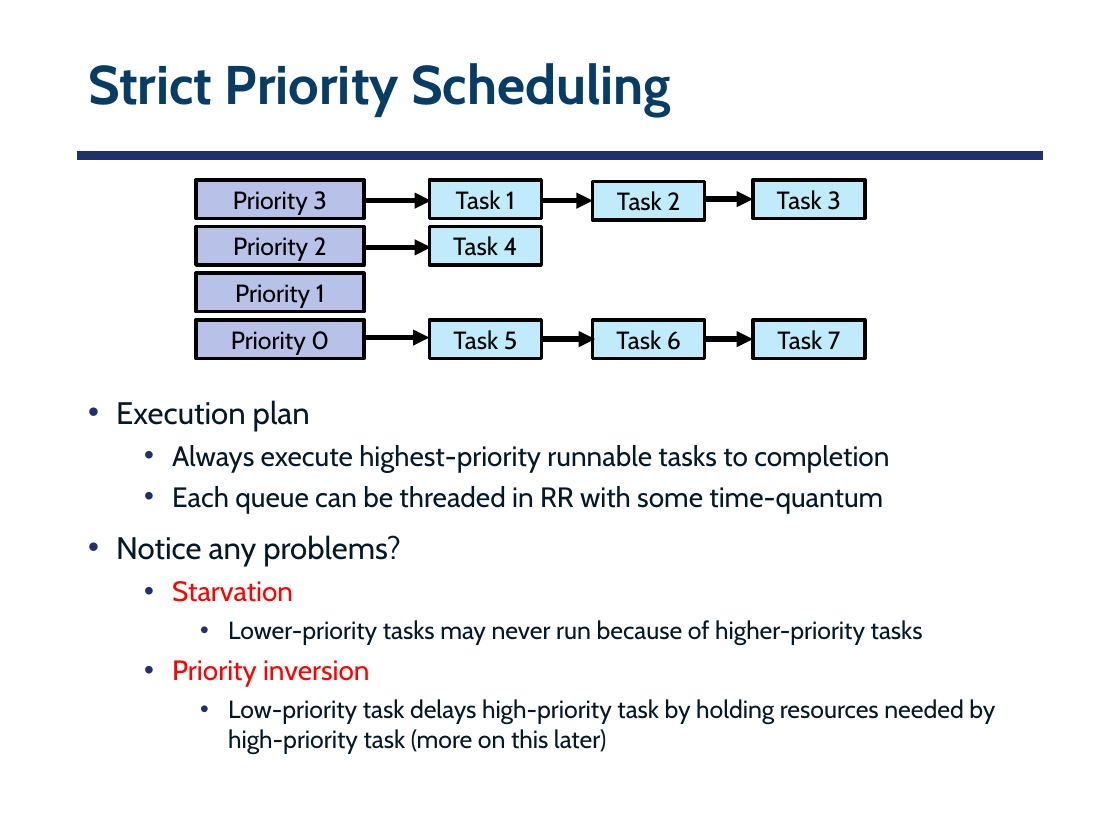
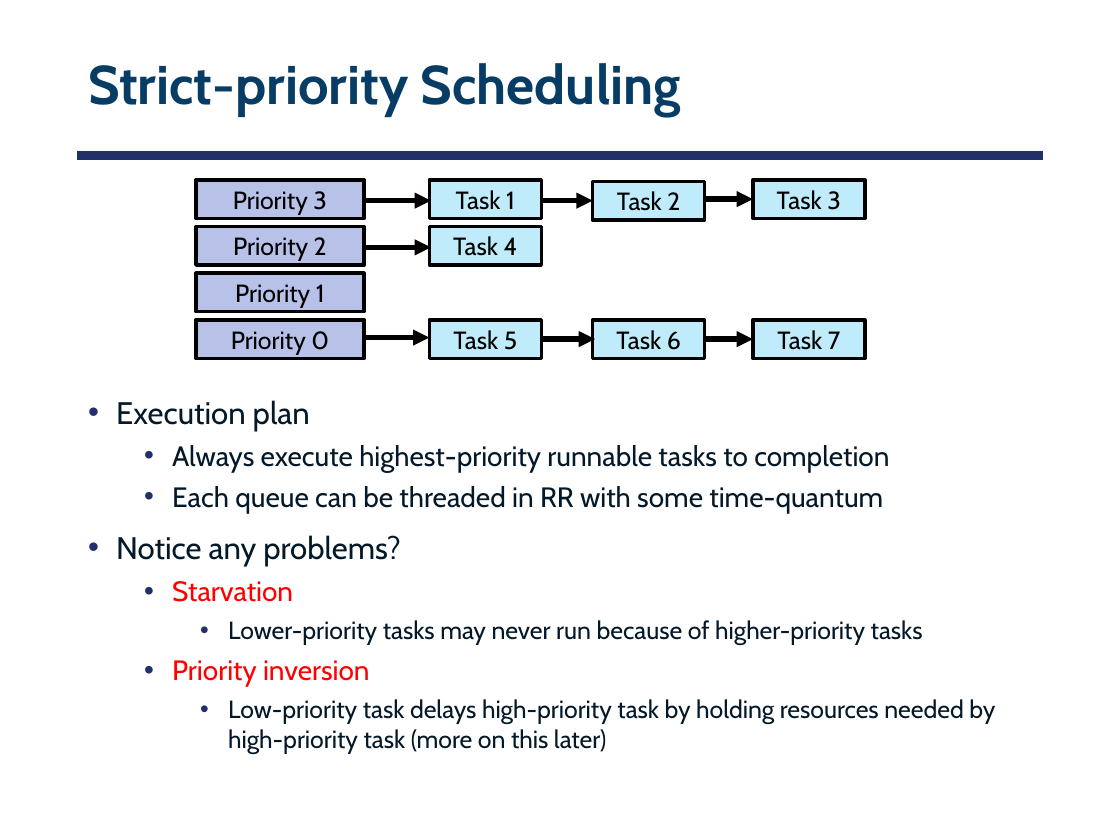
Before and after one commit to smajidzahedi/ECE350, a slide deck: slide 38 of 04-uniprocessor.pptx. Drawn at 1120x840 pixels with LibreOffice and Linux fonts; fonts in the diff are those of the drawing. Boxes give left, top, right and bottom in pixels: in the first picture for what was removed or moved away, otherwise in the second. Text is boxed around its words. In the diff, an @@ line names an element or a change of style, - is before the commit and + after.

```diff
--- a/04-uniprocessor.pptx
+++ b/04-uniprocessor.pptx
@@ title at box(88, 63, 681, 116): text changed @@
-Strict Priority Scheduling
+Strict-priority Scheduling
```
Also in this commit, not shown: 1 other file.
